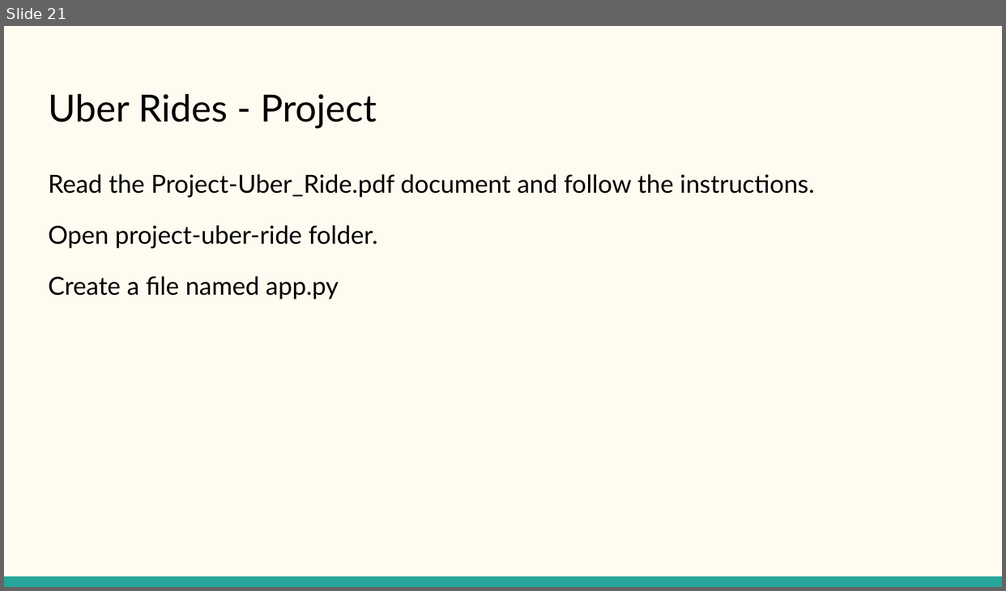
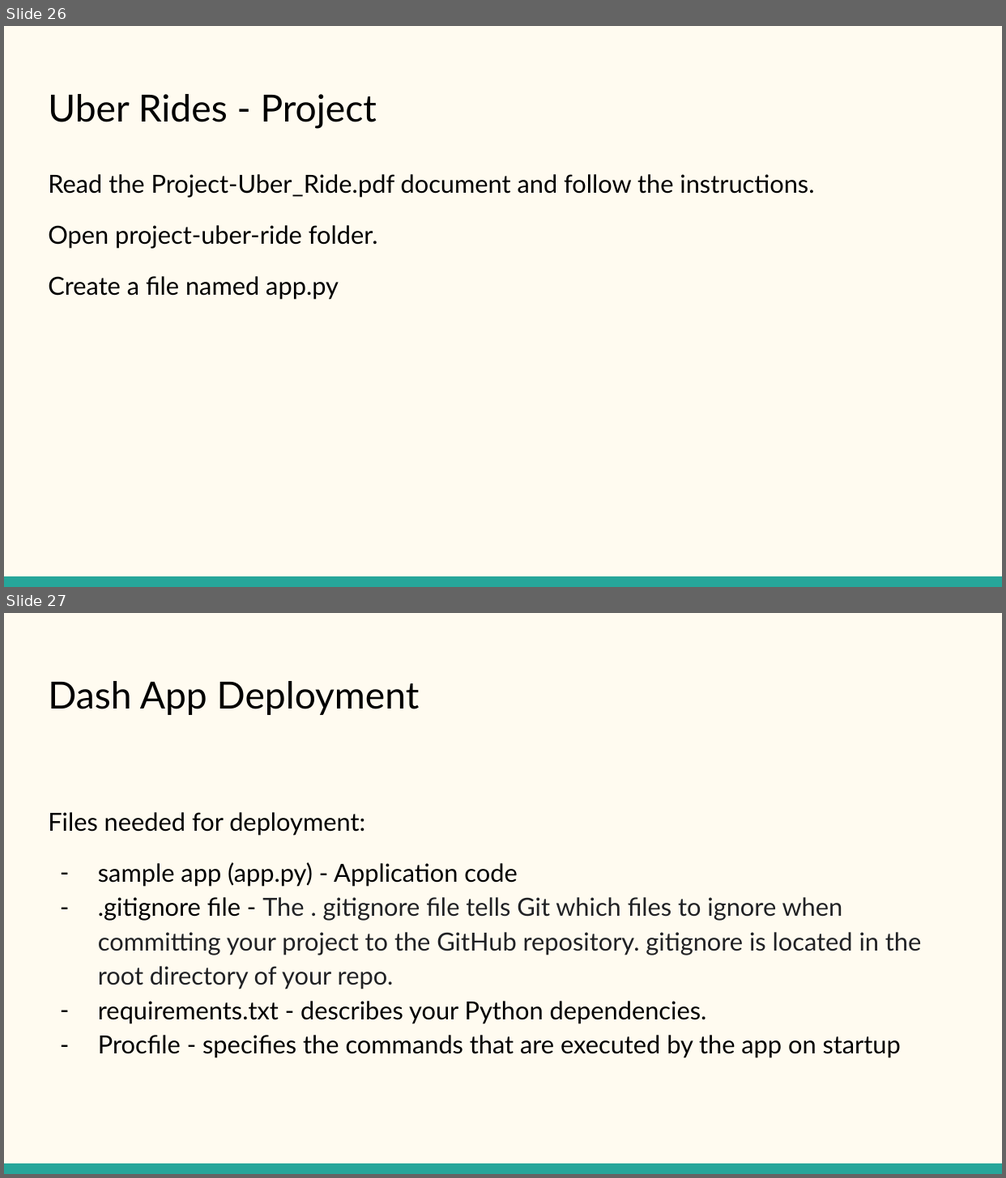
Before and after one commit to KritikaVersha/Plotly_Dash_Training, a slide deck: plotly-dash-training/Python with Plotly and Dash.pptx. Shown one above the other, each under a label of ours: slide 21 before the commit, slides 26 and 27 after it. The pictures are 1006x591 and 1006x1178 pixels, drawn with LibreOffice and Linux fonts; fonts in the diff are those of the drawing. Boxes give left, top, right and bottom in pixels: in the first picture for what was removed or moved away, otherwise in the second. Text is boxed around its words. In the diff, an @@ line names an element or a change of style, - is before the commit and + after.

```diff
--- a/plotly-dash-training/Python with Plotly and Dash.pptx
+++ b/plotly-dash-training/Python with Plotly and Dash.pptx
@@ slide 27 added at [4, 613, 1002, 1174], background #FFFBF0; not listed: 1 template element that a slide beside it also shows @@
@@ title added at [48, 681, 420, 715], 27 pt, text #000000 @@
+Dash App Deployment
@@ text added at [48, 812, 921, 1059], 18 pt, text #000000 @@
+Files needed for deployment:
+– sample app (app.py) - Application code
+– .gitignore file - The . gitignore file tells Git which files to ignore when committing your project to the GitHub repository. gitignore is located in the root directory of your repo.
+– requirements.txt - describes your Python dependencies.
+– Procfile - specifies the commands that are executed by the app on startup
@@ what was slide 21 is now slide 26 @@
```
Also in this commit, not shown: 3 slides changed, 2 other slides added.
